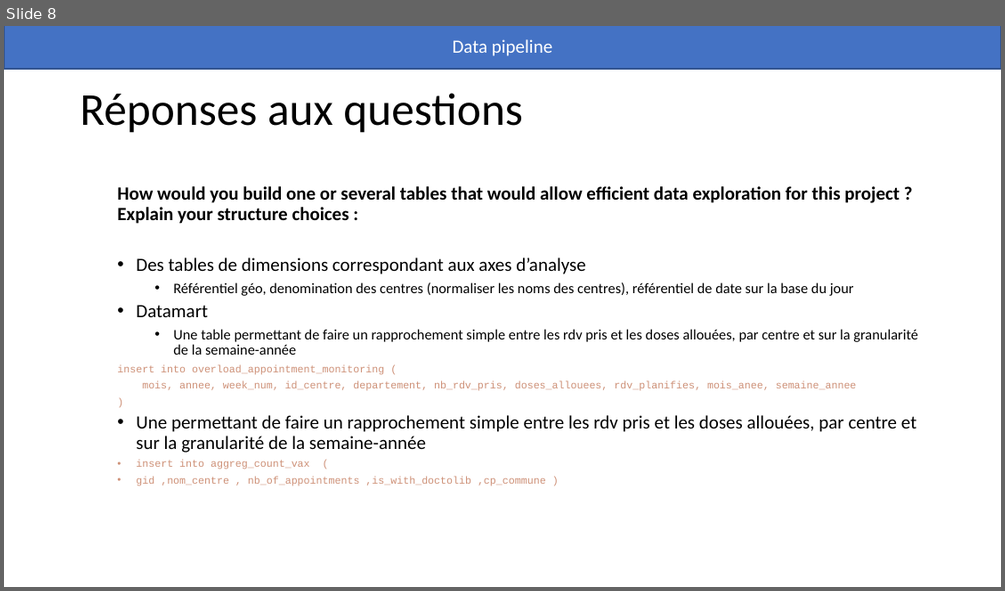
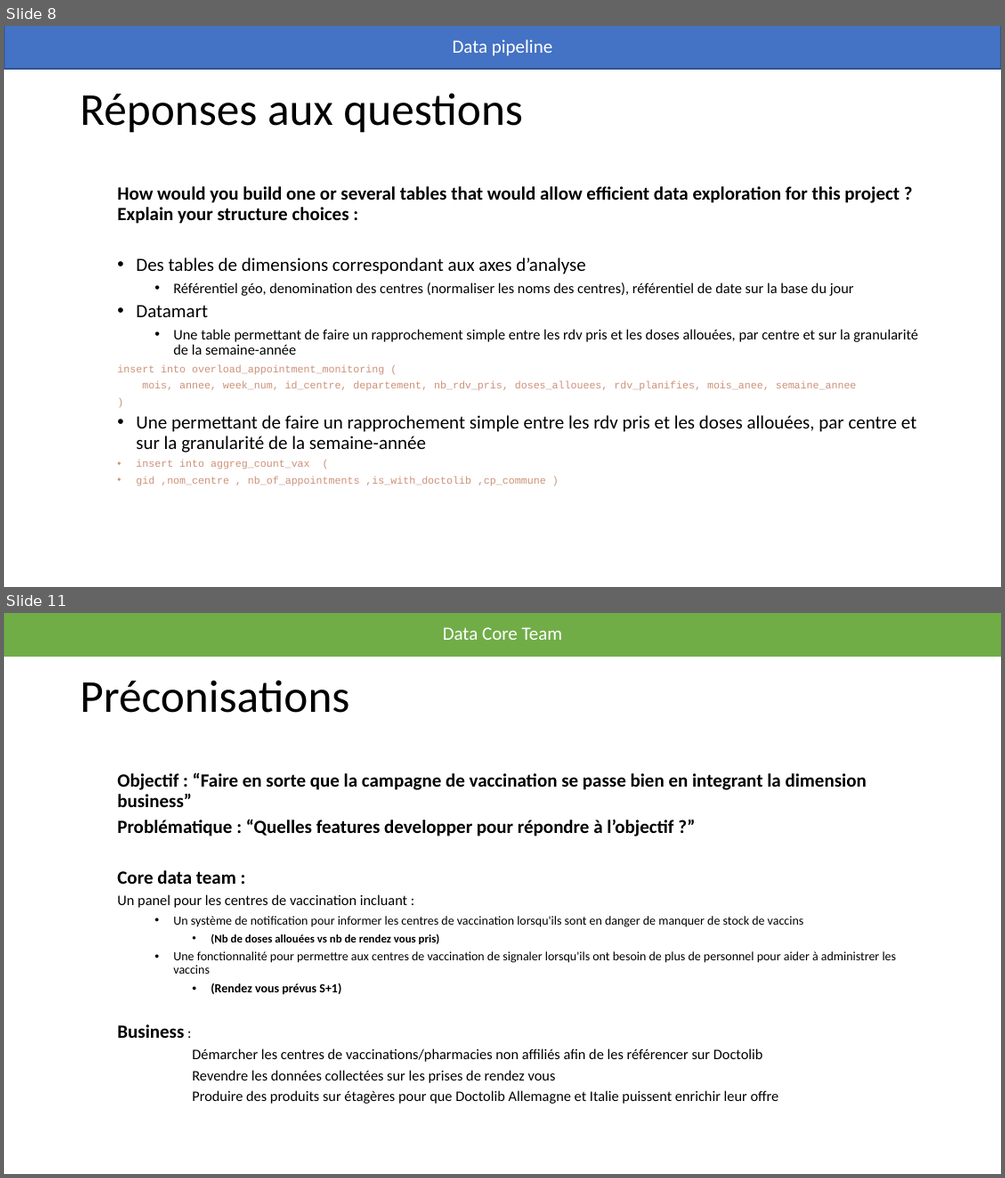
Before and after one commit to antoinersw/data-pipeline, a slide deck: présentation.pptx. Shown one above the other, each under a label of ours: slide 8 before the commit, slides 8 and 11 after it; the slides between them are not shown. The pictures are 1005x591 and 1005x1178 pixels, drawn with LibreOffice and Linux fonts; fonts in the diff are those of the drawing. Boxes give left, top, right and bottom in pixels: in the first picture for what was removed or moved away, otherwise in the second. Text is boxed around its words. In the diff, an @@ line names an element or a change of style, - is before the commit and + after.

```diff
--- a/présentation.pptx
+++ b/présentation.pptx
@@ slide 11 added at box(4, 613, 1001, 1174), background #FFFFFF @@
@@ rectangle added at box(4, 613, 1001, 656), fill #70AD47, outline #70AD47 1 pt, 18 pt, text #FFFFFF @@
+Data Core Team
@@ title added at box(80, 680, 349, 713), 44 pt, text #000000 @@
+Préconisations
@@ text added at box(117, 772, 897, 1103), 14 pt, text #000000 @@
+  Objectif : “Faire en sorte que la campagne de vaccination se passe bien en integrant la dimension business”
+  Problématique : “Quelles features developper pour répondre à l’objectif ?”
+  Core data team :
+  Un panel pour les centres de vaccination incluant :
+    • Un système de notification pour informer les centres de vaccination lorsqu'ils sont en danger de manquer de stock de vaccins
+      • (Nb de doses allouées vs nb de rendez vous pris)
+    • Une fonctionnalité pour permettre aux centres de vaccination de signaler lorsqu'ils ont besoin de plus de personnel pour aider à administrer les vaccins
+      • (Rendez vous prévus S+1)
+  Business :
+  Démarcher les centres de vaccinations/pharmacies non affiliés afin de les référencer sur Doctolib
+  Revendre les données collectées sur les prises de rendez vous
+  Produire des produits sur étagères pour que Doctolib Allemagne et Italie puissent enrichir leur offre
```
Also in this commit, not shown: 6 slides changed, 7 other slides added, 2 slides removed, 2 other files.
